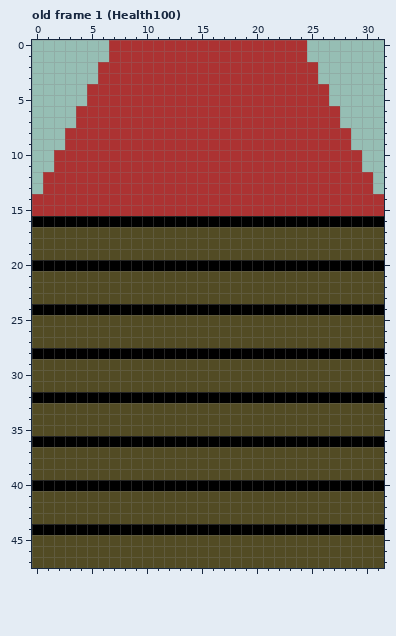
Two states of a pixel-art file, src/Assets/Silo.aseprite. This is how it looked before the edit.
32x48 pixels, 1 frame. Shown: old frame 1 (Health100). The commit also changed other frames, which this record leaves out.
The result:
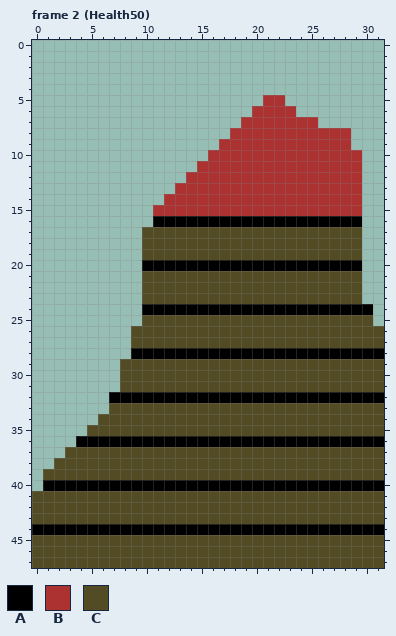
Palette (. is transparent): A #000000  B #ac3232  C #524b24
A new or re-ordered frame is compared with the old frame closest to it.
Change:
frames 1 -> 3
Frame 2 (Health50) is new; against old frame 1 (Health100):
y 0..1: x 7..24 BBBBBBBBBBBBBBBBBB -> ..................
y 2..3: x 6..25 BBBBBBBBBBBBBBBBBBBB -> ....................
y 4: x 5..26 BBBBBBBBBBBBBBBBBBBBBB -> ......................
y 5: x 5..20 BBBBBBBBBBBBBBBB -> ................; x 23..26 BBBB -> ....
y 6: x 4..19 BBBBBBBBBBBBBBBB -> ................; x 24..27 BBBB -> ....
y 7: x 4..18 BBBBBBBBBBBBBBB -> ...............; x 26..27 BB -> ..
y 8: x 3..17 BBBBBBBBBBBBBBB -> ...............
y 9: x 3..16 BBBBBBBBBBBBBB -> ..............
y 10: x 2..15 BBBBBBBBBBBBBB -> ..............
y 11: x 2..14 BBBBBBBBBBBBB -> .............
y 12: x 1..13 BBBBBBBBBBBBB -> .............; x 30 B -> .
y 13: x 1..12 BBBBBBBBBBBB -> ............; x 30 B -> .
y 14: x 0..11 BBBBBBBBBBBB -> ............; x 30..31 BB -> ..
y 15: x 0..10 BBBBBBBBBBB -> ...........; x 30..31 BB -> ..
y 16: x 0..10 AAAAAAAAAAA -> ...........; x 30..31 AA -> ..
y 17..19: x 0..9 CCCCCCCCCC -> ..........; x 30..31 CC -> ..
y 20: x 0..9 AAAAAAAAAA -> ..........; x 30..31 AA -> ..
y 21..23: x 0..9 CCCCCCCCCC -> ..........; x 30..31 CC -> ..
y 24: x 0..9 AAAAAAAAAA -> ..........; x 31 A -> .
y 25: x 0..9 CCCCCCCCCC -> ..........; x 31 C -> .
y 26..27: x 0..8 CCCCCCCCC -> .........
y 28: x 0..8 AAAAAAAAA -> .........
y 29..31: x 0..7 CCCCCCCC -> ........
y 32: x 0..6 AAAAAAA -> .......
y 33: x 0..6 CCCCCCC -> .......
y 34: x 0..5 CCCCCC -> ......
y 35: x 0..4 CCCCC -> .....
y 36: x 0..3 AAAA -> ....
y 37: x 0..2 CCC -> ...
y 38: x 0..1 CC -> ..
y 39: x 0 C -> .
y 40: x 0 A -> .
Changed places in both pictures, as pixel boxes (x1, y1, x2, y2):
erased: (32, 40, 340, 491)
erased: (362, 172, 384, 326)
